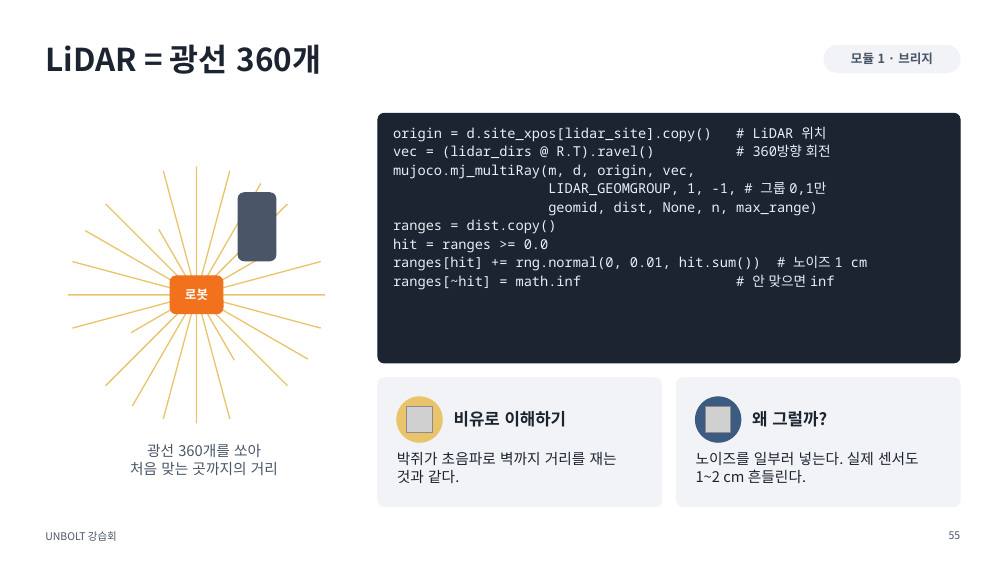
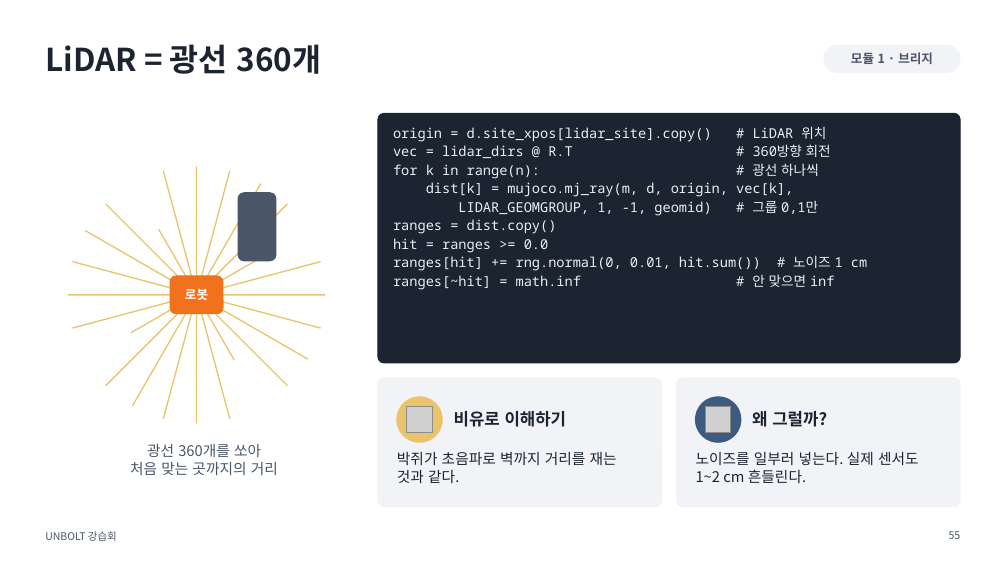
Before and after one commit to sejiny3/AIRLAB, a slide deck: slide 55 of workshop/slides/UNBOLT_workshop.pptx. Drawn at 1008x567 pixels with LibreOffice and Linux fonts; fonts in the diff are those of the drawing; grey boxes stand for pictures. Boxes give left, top, right and bottom in pixels: in the first picture for what was removed or moved away, otherwise in the second. Text is boxed around its words. In the diff, an @@ line names an element or a change of style, - is before the commit and + after.

```diff
--- a/workshop/slides/UNBOLT_workshop.pptx
+++ b/workshop/slides/UNBOLT_workshop.pptx
@@ text at [393, 144, 831, 216]: text changed @@
-vec = (lidar_dirs @ R.T).ravel() # 360방향 회전
-mujoco.mj_multiRay(m, d, origin, vec,
-LIDAR_GEOMGROUP, 1, -1, # 그룹 0,1만
-geomid, dist, None, n, max_range)
+vec = lidar_dirs @ R.T # 360방향 회전
+for k in range(n): # 광선 하나씩
+dist[k] = mujoco.mj_ray(m, d, origin, vec[k],
+LIDAR_GEOMGROUP, 1, -1, geomid) # 그룹 0,1만
```
Also in this commit, not shown: 5 other slides changed, 4 slides added, 29 other files.
